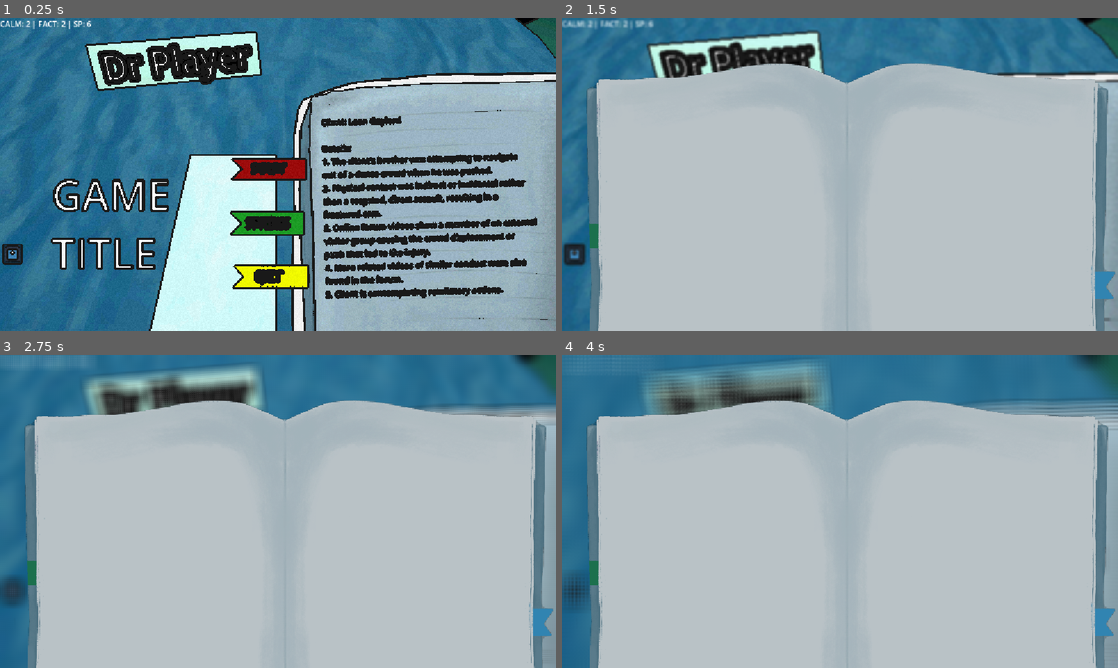
Above: before the commit, frames 1-4 (two rows, left to right).
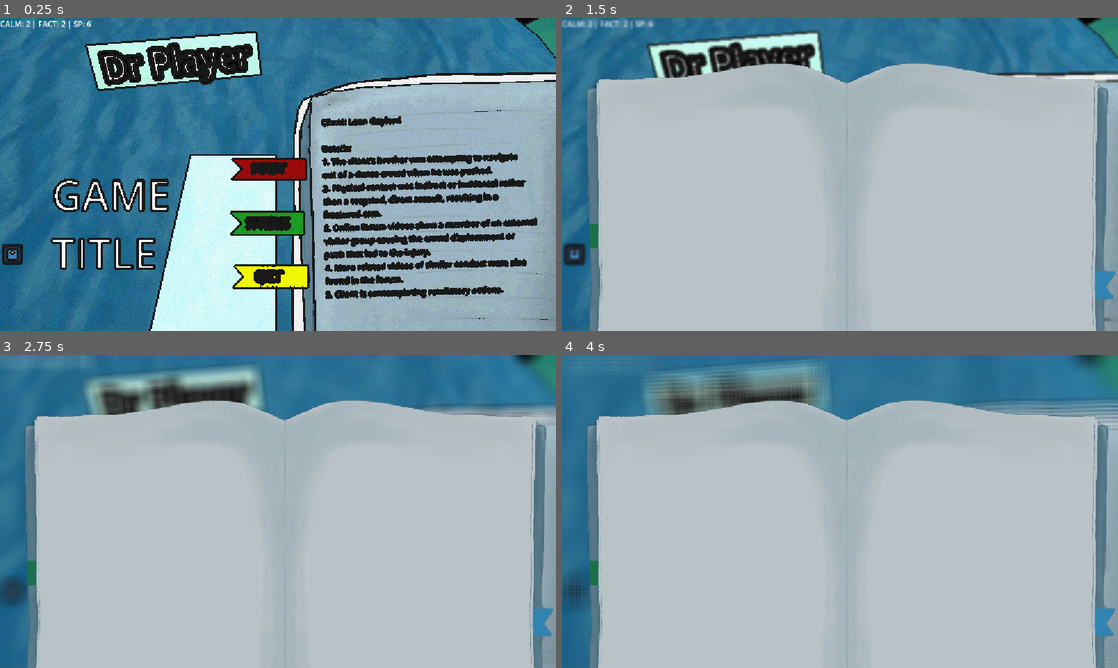
Above: after the commit, the same moments.

Repository: Blulow/octavuss_office
Game: Godot game, scene res://scenes/main_menu.tscn
The game is run twice, just before and just after one commit, with the same random seed, the same clock (stepped at 60 frames per second) and the same inputs. The engine's default icon, where the game draws it, is replaced by a stand-in: a white triangle on a blue panel in a dark square.
Inputs (mouse positions are in pixels of both pictures, inside the frame that each line leads up to):
- Up to frame 1 (0.25 s): no input
- Up to frame 2 (1.5 s): click (573, 252) at 0.5 s; click (573, 252) at 1.25 s
- Up to frame 3 (2.75 s): click (11, 589) at 2 s
- Up to frame 4 (4 s): tap Enter (ui_accept) at 2.75, 3.5 s; drag from (867, 505) to (895, 442) at 2.77 s; drag from (867, 561) to (812, 574) at 3.52 s

The runs differ from the first frame. In frame 1, 0.4% of the frame differs, in the area x 19-100%, y 0-76%; in frame 2, 0.4%; in frame 3, 0.4%; in frame 4, 0.4%.

Commit message:
add: shop item models

Diff:
--- a/scenes/item_visual_test.tscn
+++ b/scenes/item_visual_test.tscn
@@ -6,7 +6,6 @@
 [sub_resource type="BoxShape3D" id="BoxShape3D_xrivr"]
 
 [node name="ItemVisualTest" type="RigidBody3D" unique_id=508031829]
-transform = Transform3D(1.5, 0, 0, 0, 1.5, 0, 0, 0, 1.5, 0, 0, 0)
 collision_layer = 0
 collision_mask = 0
 input_ray_pickable = false
--- a/scenes/main_menu.tscn
+++ b/scenes/main_menu.tscn
@@ -134,6 +134,10 @@
 shader_parameter/constant_width = true
 shader_parameter/distance_falloff = 0.1
 
+[sub_resource type="StandardMaterial3D" id="StandardMaterial3D_3wgol"]
+resource_local_to_scene = true
+next_pass = SubResource("ShaderMaterial_032fp")
+
 [sub_resource type="StandardMaterial3D" id="StandardMaterial3D_1acrt"]
 resource_local_to_scene = true
 next_pass = SubResource("ShaderMaterial_032fp")
@@ -143,10 +147,6 @@
 next_pass = SubResource("ShaderMaterial_032fp")
 
 [sub_resource type="StandardMaterial3D" id="StandardMaterial3D_1a85y"]
-resource_local_to_scene = true
-next_pass = SubResource("ShaderMaterial_032fp")
-
-[sub_resource type="StandardMaterial3D" id="StandardMaterial3D_hl5e0"]
 resource_local_to_scene = true
 next_pass = SubResource("ShaderMaterial_032fp")
 
@@ -257,6 +257,15 @@
 spot_range = 10.382
 spot_angle = 88.36
 
+[node name="SpotLight3D2" type="SpotLight3D" parent="Lights/SpotLight3D2" unique_id=1203897868]
+transform = Transform3D(0.2580588, -0.946674, 0.19290876, 0.9658262, 0.25778422, -0.026967434, -0.02419948, 0.19327554, 0.9808461, -5.357319, -1.0879327, 2.0860124)
+light_color = Color(0.7578125, 1, 0.9259191, 1)
+light_energy = 9.25
+shadow_enabled = true
+shadow_opacity = 0.08
+spot_range = 10.382
+spot_angle = 88.36
+
 [node name="DirectionalLight3D" type="DirectionalLight3D" parent="Lights" unique_id=897654176]
 transform = Transform3D(1, 0, 0, 0, 0.15567228, 0.9878088, 0, -0.9878088, 0.15567228, 0, 8.093214, 0)
 visible = false
@@ -514,7 +523,7 @@
 surface_material_override/0 = SubResource("StandardMaterial3D_68xlc")
 
 [node name="Wall2" type="MeshInstance3D" parent="World" unique_id=209531136]
-transform = Transform3D(-1.2904843, -8.742278e-08, 3.821371e-15, 0, -4.371139e-08, -1, 1.1281772e-07, -1, 4.371139e-08, 0, 0, 4.3330913)
+transform = Transform3D(-1.2904843, -8.742278e-08, 5.0042694e-15, 0, -4.371139e-08, -1.3095481, 1.1281772e-07, -1, 5.724217e-08, 0, 0, 4.3330913)
 mesh = SubResource("PlaneMesh_drhbd")
 surface_material_override/0 = SubResource("StandardMaterial3D_68xlc")
 
@@ -529,7 +538,7 @@
 surface_material_override/0 = SubResource("StandardMaterial3D_qywvv")
 
 [node name="Wall5" type="MeshInstance3D" parent="World" unique_id=1796851392]
-transform = Transform3D(-2.810162e-08, -1, -4.371139e-08, 2.4567217e-15, 4.371139e-08, -1, 0.64289016, -4.371139e-08, 1.9106855e-15, 10.724314, -0.0422287, -0.31584835)
+transform = Transform3D(-2.810162e-08, -1, -7.040074e-08, 2.4567217e-15, 4.371139e-08, -1.6105812, 0.64289016, -4.371139e-08, 3.0773141e-15, 10.724314, -0.0422287, -0.31584835)
 mesh = SubResource("PlaneMesh_drhbd")
 surface_material_override/0 = SubResource("StandardMaterial3D_gw5y6")
 
@@ -542,17 +551,17 @@
 [node name="Shop" parent="." unique_id=1933303201 instance=ExtResource("20_gw5y6")]
 transform = Transform3D(-2.1855694e-08, 0, -0.5, 0, 0.5, 0, 0.5, 0, -2.1855694e-08, 7.812, 3.158, 2.923)
 
-[node name="Mesh" parent="Shop/Newspaper" parent_id_path=PackedInt32Array(1933303201, 2135113639) index="0" unique_id=1483267050]
+[node name="Mesh" parent="Shop/Headphones" parent_id_path=PackedInt32Array(1933303201, 2135113639) index="0" unique_id=1483267050]
+material = SubResource("StandardMaterial3D_3wgol")
+
+[node name="Mesh" parent="Shop/StressBall" parent_id_path=PackedInt32Array(1933303201, 1625085186) index="0" unique_id=1483267050]
 material = SubResource("StandardMaterial3D_1acrt")
 
-[node name="Mesh" parent="Shop/Flower" parent_id_path=PackedInt32Array(1933303201, 1625085186) index="0" unique_id=1483267050]
+[node name="Mesh" parent="Shop/Newspaper" parent_id_path=PackedInt32Array(1933303201, 552804308) index="0" unique_id=1483267050]
 material = SubResource("StandardMaterial3D_vr8o3")
 
-[node name="Mesh" parent="Shop/Candy" parent_id_path=PackedInt32Array(1933303201, 552804308) index="0" unique_id=1483267050]
+[node name="Mesh" parent="Shop/EnergyDrink" parent_id_path=PackedInt32Array(1933303201, 1186247369) index="0" unique_id=1483267050]
 material = SubResource("StandardMaterial3D_1a85y")
-
-[node name="Mesh" parent="Shop/Candy2" parent_id_path=PackedInt32Array(1933303201, 1186247369) index="0" unique_id=1483267050]
-material = SubResource("StandardMaterial3D_hl5e0")
 
 [node name="ShopNavigate" type="Node" parent="." unique_id=1189272012 node_paths=PackedStringArray("choice_ui", "destination_node", "btn", "shop", "session", "follower", "follower_start", "follower_destination", "delivery")]
 script = ExtResource("18_svtp6")
@@ -583,7 +592,9 @@
 [editable path="Game"]
 [editable path="Game/ChoiceCanvas/ChoiceUi"]
 [editable path="Shop"]
+[editable path="Shop/Headphones"]
+[editable path="Shop/StressBall"]
 [editable path="Shop/Newspaper"]
-[editable path="Shop/Flower"]
-[editable path="Shop/Candy"]
-[editable path="Shop/Candy2"]
+[editable path="Shop/EnergyDrink"]
+[editable path="Shop/board"]
+[editable path="Shop/mirror"]
--- a/scenes/shop.tscn
+++ b/scenes/shop.tscn
@@ -5,9 +5,17 @@
 [ext_resource type="Script" uid="uid://25yb702hmhup" path="res://scripts/Items/Perks/boost_information_perk.gd" id="2_032fp"]
 [ext_resource type="Shader" uid="uid://drbuviww2gyb3" path="res://assets/shader/outline3d.gdshader" id="2_y6sft"]
 [ext_resource type="Script" uid="uid://bc0evra1uga06" path="res://scripts/Items/Perks/boost_deescalation_perk.gd" id="3_2fc2m"]
+[ext_resource type="PackedScene" uid="uid://dxubqmbsopjaw" path="res://scenes/shop_items/headphones.tscn" id="3_j14q8"]
 [ext_resource type="Script" uid="uid://ckvdk6xuymy83" path="res://scripts/ui/button_switch_scene.gd" id="4_8r1wq"]
+[ext_resource type="PackedScene" uid="uid://b0ek4dm1ueos4" path="res://scenes/shop_items/stress_ball.tscn" id="5_5u241"]
 [ext_resource type="Script" uid="uid://bmppctg560kb6" path="res://scripts/Items/item_showcase.gd" id="6_ajxib"]
+[ext_resource type="PackedScene" uid="uid://brkcy4dncnouo" path="res://scenes/shop_items/newspaper.tscn" id="7_pqync"]
 [ext_resource type="Script" uid="uid://bbhqup6ou0a58" path="res://scripts/Items/interaction/fall_and_hide.gd" id="7_y6sft"]
+[ext_resource type="PackedScene" uid="uid://b3b8kk7p4djgf" path="res://scenes/shop_items/energy_drink.tscn" id="8_yuijs"]
+[ext_resource type="PackedScene" uid="uid://b1dss203uw78i" path="res://assets/model/board.glb" id="9_m4ofw"]
+[ext_resource type="PackedScene" uid="uid://cdp6ibmmjc1io" path="res://assets/model/mirror.glb" id="10_44xle"]
+[ext_resource type="Texture2D" uid="uid://bvb1dgsg5w8to" path="res://assets/textures/checkpoint jam environment2_BaseColor.png" id="11_24it5"]
+[ext_resource type="Texture2D" uid="uid://defswq55j20vi" path="res://assets/textures/checkpoint jam environment2_Normal.png" id="12_7mqwv"]
 
 [sub_resource type="ShaderMaterial" id="ShaderMaterial_032fp"]
 render_priority = 0
@@ -35,18 +43,13 @@
 resource_local_to_scene = true
 next_pass = SubResource("ShaderMaterial_032fp")
 
-[sub_resource type="BoxMesh" id="BoxMesh_xrivr"]
-size = Vector3(1, 1.0041504, 1)
-
-[sub_resource type="StandardMaterial3D" id="StandardMaterial3D_xrivr"]
-albedo_color = Color(0, 0, 0, 1)
-
-[sub_resource type="BoxMesh" id="BoxMesh_2fc2m"]
+[sub_resource type="CylinderMesh" id="CylinderMesh_7mqwv"]
+radial_segments = 15
 
 [sub_resource type="StandardMaterial3D" id="StandardMaterial3D_j7ex8"]
 transparency = 1
 shading_mode = 0
-albedo_color = Color(0.2627451, 1, 1, 0.039215688)
+albedo_color = Color(0.2627451, 1, 1, 0)
 stencil_mode = 3
 stencil_flags = 2
 
@@ -55,13 +58,28 @@
 
 [sub_resource type="BoxShape3D" id="BoxShape3D_xrivr"]
 
+[sub_resource type="ORMMaterial3D" id="ORMMaterial3D_24it5"]
+render_priority = 1
+transparency = 1
+albedo_texture = ExtResource("11_24it5")
+normal_enabled = true
+normal_texture = ExtResource("12_7mqwv")
+stencil_mode = 3
+stencil_flags = 1
+stencil_compare = 5
+
 [sub_resource type="CapsuleMesh" id="CapsuleMesh_xrivr"]
+
+[sub_resource type="ORMMaterial3D" id="ORMMaterial3D_msd4h"]
+albedo_texture = ExtResource("11_24it5")
+normal_enabled = true
+normal_texture = ExtResource("12_7mqwv")
 
 [node name="Shop" type="Node3D" unique_id=1933303201]
 transform = Transform3D(-2.1855694e-08, 0, -0.5, 0, 0.5, 0, 0.5, 0, -2.1855694e-08, 0, 0, 0)
 
 [node name="ItemShow" type="Marker3D" parent="." unique_id=1557637050]
-transform = Transform3D(1.44, 0, 0, 0, 1.44, 0, 0, 0, 1.44, -1.7873807, -0.67549324, -7.1126766)
+transform = Transform3D(1.44, 0, 0, 0, 1.44, 0, 0, 0, 1.44, -1.8926541, -1.5621834, -6.728497)
 
 [node name="ItemSpawn" type="Marker3D" parent="." unique_id=172283420]
 transform = Transform3D(1.44, 0, 0, 0, 1.44, 0, 0, 0, 1.44, -12.913254, -0.67549324, -7.1126766)
@@ -71,7 +89,7 @@
 visible = false
 
 [node name="Headphones" parent="." unique_id=2135113639 instance=ExtResource("1_8r1wq")]
-transform = Transform3D(0.85, 0, 0, 0, 0.85, 0, 0, 0, 0.2, -13.115808, -2, -5.163946)
+transform = Transform3D(0.85, 0, 0, 0, 0.85, 0, 0, 0, 0.2, -11.621645, -1.0241597, -5.163946)
 
 [node name="Mesh" parent="Headphones" index="0" unique_id=1483267050 node_paths=PackedStringArray("perks")]
 material = SubResource("StandardMaterial3D_y6sft")
@@ -79,6 +97,7 @@
 price = 4
 item_description = "Noise muffler: Muffles out noise with negative influence, makes the client not feel pressured over time"
 perks = [NodePath("../SPMulBoost")]
+preview_scene = ExtResource("3_j14q8")
 
 [node name="SPMulBoost" type="Node" parent="Headphones" unique_id=1905915769]
 script = ExtResource("3_2fc2m")
@@ -86,7 +105,7 @@
 stat_name = "sp"
 
 [node name="StressBall" parent="." unique_id=1625085186 instance=ExtResource("1_8r1wq")]
-transform = Transform3D(0.85, 0, 0, 0, 0.85, 0, 0, 0, 0.2, -13.115808, 2, -5.163946)
+transform = Transform3D(0.85, 0, 0, 0, 0.85, 0, 0, 0, 0.2, -11.621645, 1.8163545, -5.163946)
 
 [node name="Mesh" parent="StressBall" index="0" unique_id=1483267050 node_paths=PackedStringArray("perks")]
 transform = Transform3D(1.44, 0, 0, 0, 1.4399999, 0, 0, 0, 1.44, 0, 0, 0)
@@ -95,6 +114,7 @@
 price = 2
 item_description = "Stress Ball: Temporarily calms down client, but can make them think less actively"
 perks = [NodePath("../CalmBoost"), NodePath("../FactBoost")]
+preview_scene = ExtResource("5_5u241")
 
 [node name="CalmBoost" type="Node" parent="StressBall" unique_id=323754971]
 script = ExtResource("2_032fp")
@@ -106,7 +126,7 @@
 stat_name = "fact"
 
 [node name="Newspaper" parent="." unique_id=552804308 instance=ExtResource("1_8r1wq")]
-transform = Transform3D(0.85, 0, 0, 0, 0.85, 0, 0, 0, 0.2, -11.115808, 2, -5.163946)
+transform = Transform3D(0.85, 0, 0, 0, 0.85, 0, 0, 0, 0.2, -9.621645, 1.8163545, -5.163946)
 
 [node name="Mesh" parent="Newspaper" index="0" unique_id=1483267050 node_paths=PackedStringArray("perks")]
 material = SubResource("StandardMaterial3D_heatd")
@@ -114,6 +134,7 @@
 price = 5
 item_description = "Information Wiki: A wiki full of information about constructing information, lets the client gradually think more"
 perks = [NodePath("../FactMulBoost")]
+preview_scene = ExtResource("7_pqync")
 
 [node name="FactMulBoost" type="Node" parent="Newspaper" unique_id=1685230699]
 script = ExtResource("3_2fc2m")
@@ -121,7 +142,7 @@
 stat_name = "fact"
 
 [node name="EnergyDrink" parent="." unique_id=1186247369 instance=ExtResource("1_8r1wq")]
-transform = Transform3D(0.85, 0, 0, 0, 0.85, 0, 0, 0, 0.2, -9.115808, 2, -5.163946)
+transform = Transform3D(0.85, 0, 0, 0, 0.85, 0, 0, 0, 0.2, -7.621645, 1.8163545, -5.163946)
 
 [node name="Mesh" parent="EnergyDrink" index="0" unique_id=1483267050 node_paths=PackedStringArray("perks")]
 material = SubResource("StandardMaterial3D_1v8qu")
@@ -129,6 +150,7 @@
 price = 1
 item_description = "Energy Drink: Boosts the client's confidence by a lot temporarily, but can worsen their logic and attitude"
 perks = [NodePath("../CalmBoost"), NodePath("../FactBoost"), NodePath("../SPBoost")]
+preview_scene = ExtResource("8_yuijs")
 
 [node name="CalmBoost" type="Node" parent="EnergyDrink" unique_id=713497157]
 script = ExtResource("2_032fp")
@@ -143,11 +165,6 @@
 script = ExtResource("2_032fp")
 amount = -5.0
 stat_name = "sp"
-
-[node name="Cupboard" type="MeshInstance3D" parent="." unique_id=173810203]
-transform = Transform3D(8, 0, 0, 0, 8, 0, 0, 0, 1, -11.115808, 0, -5.799999)
-mesh = SubResource("BoxMesh_xrivr")
-surface_material_override/0 = SubResource("StandardMaterial3D_xrivr")
 
 [node name="CanvasLayer" type="CanvasLayer" parent="." unique_id=1758458402]
 process_mode = 3
@@ -261,27 +278,42 @@
 item_description_label = NodePath("../../Mirror/Description")
 money_label = NodePath("../ColorRect/Money")
 
-[node name="Mirror" type="CSGMesh3D" parent="." unique_id=235643030]
-transform = Transform3D(5, 0, 0, 0, 7, 0, 0, 0, 0.2, -1.6453795, 0, -5.9492016)
+[node name="Mirror" type="Node3D" parent="." unique_id=821524511]
+transform = Transform3D(1, 0, 0, 0, 1, 0, 0, 0, 1, -2.1707265, -0.32350802, -5.9492016)
+
+[node name="Mirror" type="CSGMesh3D" parent="Mirror" unique_id=235643030]
+transform = Transform3D(2.7, 0, 0, 0, -4.371139e-09, -2.7, 0, 0.1, -1.1802075e-07, -0.5619817, 2.1516085, 0.7012596)
 cast_shadow = 0
-mesh = SubResource("BoxMesh_2fc2m")
+mesh = SubResource("CylinderMesh_7mqwv")
 material = SubResource("StandardMaterial3D_j7ex8")
 
+[node name="Mirror2" type="CSGMesh3D" parent="Mirror" unique_id=2022051828]
+transform = Transform3D(3.2, 0, 0, 0, -4.371139e-09, -3.2, 0, 0.1, -1.3987645e-07, -0.3988998, -1.0169368, 0.7012596)
+cast_shadow = 0
+mesh = SubResource("CylinderMesh_7mqwv")
+material = SubResource("StandardMaterial3D_j7ex8")
+
+[node name="Mirror3" type="CSGMesh3D" parent="Mirror" unique_id=890966991]
+transform = Transform3D(3, 0, 0, 0, -4.371139e-09, -3, 0, 0.1, -1.3113416e-07, -0.13776052, 0.41344857, 0.7012596)
+cast_shadow = 0
+mesh = SubResource("CylinderMesh_7mqwv")
+material = SubResource("StandardMaterial3D_j7ex8")
+
 [node name="Description" type="Label3D" parent="Mirror" unique_id=965422724]
-transform = Transform3D(1, 0, 0, 0, 1, 0, 0, 0, 1, -0.39723358, 0.42171583, 0.8271694)
+transform = Transform3D(1, 0, 0, 0, 1, 0, -2.2737368e-13, 0, 1, -1.3974054, 2.7719586, 0.8271694)
 pixel_size = 0.002
-font_size = 20
+font_size = 86
 horizontal_alignment = 0
 vertical_alignment = 0
 autowrap_mode = 3
-width = 400.0
+width = 1000.0
 
 [node name="BuyNowBTN" type="CSGBox3D" parent="Mirror" unique_id=840385697]
-transform = Transform3D(1, 0, 0, 0, 0.2, 0, 0, 0, 1, 0, -0.401802, 1.1309016)
+transform = Transform3D(3.4209163, 0, 4.440892e-16, 0, 1, 0, -1.4210855e-14, 0, 0.15088163, -4.6666327, -2.160581, 1.0076776)
 material = SubResource("StandardMaterial3D_13qdw")
 
 [node name="Label3D" type="Label3D" parent="Mirror/BuyNowBTN" unique_id=1650090731]
-transform = Transform3D(0.4, 0, 0, 0, 1.428, 0, 0, 0, 10, 0, 0, 0.99365234)
+transform = Transform3D(0.4, 0, 5.3290705e-15, 2.5349693e-22, 1.4279997, 0, -5.684342e-14, 4.440892e-16, 10, 0, 0.010685325, 0.5205116)
 text = "BUY"
 font_size = 40
 
@@ -289,6 +321,13 @@
 
 [node name="CollisionShape3D" type="CollisionShape3D" parent="Mirror/BuyNowBTN/StaticBody3D" unique_id=2094615076]
 shape = SubResource("BoxShape3D_xrivr")
+
+[node name="mirror" parent="Mirror" unique_id=1189326179 instance=ExtResource("10_44xle")]
+transform = Transform3D(-8.742278e-08, 0, 2, 0, 2, 0, -2, 0, -8.742278e-08, -0.27931833, -3.2732677, 0.7754588)
+
+[node name="Mirror_obj1_Cylinder003" parent="Mirror/mirror" index="0" unique_id=1556360157]
+transform = Transform3D(0.035, 0, 0, 0, -1.5298985e-09, -0.035, 0, 0.035, -1.5298985e-09, 0.4175501, 0, 0)
+surface_material_override/0 = SubResource("ORMMaterial3D_24it5")
 
 [node name="ItemShowcase" type="Node3D" parent="." unique_id=1216995261 node_paths=PackedStringArray("spawn_point", "display_point", "faller")]
 script = ExtResource("6_ajxib")
@@ -309,13 +348,22 @@
 transform = Transform3D(2.5, 0, 0, 0, 2.5, 0, 0, 0, 2.5, 1.07969, -0.9450002, -21.307999)
 
 [node name="PlayerReflectEndPoint" type="Marker3D" parent="." unique_id=1306431018]
-transform = Transform3D(2.5, 0, 0, 0, 2.5, 0, 0, 0, 2.5, -0.32483435, -0.94693565, -7.8578453)
+transform = Transform3D(2.5, 0, 0, 0, 2.5, 0, 0, 0, 2.5, -1.0753481, -0.94693565, -8.171267)
 
 [node name="PlayerReflect" type="CSGMesh3D" parent="." unique_id=741920682]
 transform = Transform3D(2.5, 0, 7.1054274e-15, 0, 2.5, 0, -1.4210855e-14, 0, 2.5, 0.107877254, -0.9450002, -14.561914)
 mesh = SubResource("CapsuleMesh_xrivr")
+
+[node name="board" parent="." unique_id=788358636 instance=ExtResource("9_m4ofw")]
+transform = Transform3D(-8.742278e-08, 0, 2, 0, 2, 0, -2, 0, -8.742278e-08, -11.343654, -0.2601738, -5.49668)
+
+[node name="BlackBoard_obj_Box001" parent="board" index="0" unique_id=1437998873]
+transform = Transform3D(0.04, 0, 0, 0, -1.7484555e-09, -0.04, 0, 0.04, -1.7484555e-09, 0, 0, 0.70781374)
+material_override = SubResource("ORMMaterial3D_msd4h")
 
 [editable path="Headphones"]
 [editable path="StressBall"]
 [editable path="Newspaper"]
 [editable path="EnergyDrink"]
+[editable path="Mirror/mirror"]
+[editable path="board"]
--- /dev/null
+++ b/scenes/shop_items/energy_drink.tscn
@@ -0,0 +1,29 @@
+[gd_scene format=3 uid="uid://b3b8kk7p4djgf"]
+
+[ext_resource type="PackedScene" uid="uid://h5s5tpnu800y" path="res://assets/model/energy_drink.glb" id="1_sh0nh"]
+[ext_resource type="Texture2D" uid="uid://bvb1dgsg5w8to" path="res://assets/textures/checkpoint jam environment2_BaseColor.png" id="2_iktrc"]
+[ext_resource type="Texture2D" uid="uid://defswq55j20vi" path="res://assets/textures/checkpoint jam environment2_Normal.png" id="3_0odfv"]
+
+[sub_resource type="BoxShape3D" id="BoxShape3D_kdemo"]
+size = Vector3(0.5951538, 1, 0.5944824)
+
+[sub_resource type="ORMMaterial3D" id="ORMMaterial3D_ue4dh"]
+albedo_texture = ExtResource("2_iktrc")
+normal_enabled = true
+normal_texture = ExtResource("3_0odfv")
+
+[node name="EnergyDrink" type="RigidBody3D" unique_id=1723676252]
+transform = Transform3D(3, 0, 0, 0, 3, 0, 0, 0, 3, 0, 0, 0)
+
+[node name="CollisionShape3D" type="CollisionShape3D" parent="." unique_id=1162177833]
+transform = Transform3D(1, 0, 0, 0, 1, 0, 0, 0, 1, 0.013824463, 0, -0.037719727)
+shape = SubResource("BoxShape3D_kdemo")
+
+[node name="energy_drink" parent="." unique_id=722643209 instance=ExtResource("1_sh0nh")]
+transform = Transform3D(1, 0, 0, 0, 1, 0, 0, 0, 1, 0.22916144, -0.5969658, 2.2371287)
+
+[node name="out_of_4_models_for_item_UVed1_EnergyDrink" parent="energy_drink" index="0" unique_id=1626673393]
+transform = Transform3D(-0.03793858, 0.032567836, -1.4235855e-09, 4.767554e-17, -2.1855697e-09, -0.049999997, -0.032567836, -0.03793858, 1.6583485e-09, 1.1074293, 4.7683716e-07, -4.1158695)
+surface_material_override/0 = SubResource("ORMMaterial3D_ue4dh")
+
+[editable path="energy_drink"]
--- /dev/null
+++ b/scenes/shop_items/headphones.tscn
@@ -0,0 +1,29 @@
+[gd_scene format=3 uid="uid://dxubqmbsopjaw"]
+
+[ext_resource type="PackedScene" uid="uid://je6kx7t456wx" path="res://assets/model/headphones.glb" id="1_d6ib6"]
+[ext_resource type="Texture2D" uid="uid://bvb1dgsg5w8to" path="res://assets/textures/checkpoint jam environment2_BaseColor.png" id="2_72ibt"]
+[ext_resource type="Texture2D" uid="uid://defswq55j20vi" path="res://assets/textures/checkpoint jam environment2_Normal.png" id="3_pf3lq"]
+
+[sub_resource type="BoxShape3D" id="BoxShape3D_lw2op"]
+size = Vector3(0.5951538, 0.7331238, 0.5944824)
+
+[sub_resource type="ORMMaterial3D" id="ORMMaterial3D_co6fm"]
+albedo_texture = ExtResource("2_72ibt")
+normal_enabled = true
+normal_texture = ExtResource("3_pf3lq")
+
+[node name="Headphones" type="RigidBody3D" unique_id=495759687]
+transform = Transform3D(3, 0, 0, 0, 3, 0, 0, 0, 3, 0, 0, 0)
+
+[node name="CollisionShape3D" type="CollisionShape3D" parent="." unique_id=721738814]
+transform = Transform3D(1, 0, 0, 0, 1, 0, 0, 0, 1, 0, 0.015151978, 0)
+shape = SubResource("BoxShape3D_lw2op")
+
+[node name="headphones" parent="." unique_id=1104747447 instance=ExtResource("1_d6ib6")]
+transform = Transform3D(-1.2829291e-07, 0, -2.9349997, 0, 2.9349997, 0, 2.9349997, 0, -1.2829291e-07, 0, 0, 0)
+
+[node name="Headphones_001Shape" parent="headphones" index="0" unique_id=729937402]
+transform = Transform3D(0.01, 0, 0, 0, 0, -0.01, 0, 0.01, 0, 0, 0, 0)
+surface_material_override/0 = SubResource("ORMMaterial3D_co6fm")
+
+[editable path="headphones"]
--- /dev/null
+++ b/scenes/shop_items/newspaper.tscn
@@ -0,0 +1,29 @@
+[gd_scene format=3 uid="uid://brkcy4dncnouo"]
+
+[ext_resource type="PackedScene" uid="uid://8m3pb4v714gh" path="res://assets/model/newspaper.glb" id="1_1nbiw"]
+[ext_resource type="Texture2D" uid="uid://bvb1dgsg5w8to" path="res://assets/textures/checkpoint jam environment2_BaseColor.png" id="2_g84ii"]
+[ext_resource type="Texture2D" uid="uid://defswq55j20vi" path="res://assets/textures/checkpoint jam environment2_Normal.png" id="3_bhreq"]
+
+[sub_resource type="ORMMaterial3D" id="ORMMaterial3D_0011j"]
+albedo_texture = ExtResource("2_g84ii")
+normal_enabled = true
+normal_texture = ExtResource("3_bhreq")
+
+[sub_resource type="BoxShape3D" id="BoxShape3D_u8ny3"]
+size = Vector3(0.64398193, 1, 0.46902466)
+
+[node name="Newspaper" type="RigidBody3D" unique_id=1653335405]
+transform = Transform3D(3, 0, 0, 0, 3, 0, 0, 0, 3, 0, 0, 0)
+
+[node name="newspaper" parent="." unique_id=811739381 instance=ExtResource("1_1nbiw")]
+transform = Transform3D(-1.12556826e-07, 0, -2.575, -2.575, -1.12556826e-07, 1.12556826e-07, -1.12556826e-07, 2.575, 4.920015e-15, 0, 0, 0)
+
+[node name="out_of_4_models_for_item_UVed1_Newspaper_3" parent="newspaper" index="0" unique_id=1431014377]
+transform = Transform3D(0.009659256, 2.6216976e-10, 0.0025881908, 0.0024999992, -0.0025881904, -0.009330123, 0.00066987256, 0.009659257, -0.0024999992, 0, 0, 0)
+surface_material_override/0 = SubResource("ORMMaterial3D_0011j")
+
+[node name="CollisionShape3D" type="CollisionShape3D" parent="." unique_id=311123648]
+transform = Transform3D(1, 0, 0, 0, 1, 0, 0, 0, 1, 0.013824463, 0, 0.029281616)
+shape = SubResource("BoxShape3D_u8ny3")
+
+[editable path="newspaper"]
--- /dev/null
+++ b/scenes/shop_items/stress_ball.tscn
@@ -0,0 +1,29 @@
+[gd_scene format=3 uid="uid://b0ek4dm1ueos4"]
+
+[ext_resource type="PackedScene" uid="uid://m6a6ef5crivd" path="res://assets/model/stress_ball.glb" id="1_en275"]
+[ext_resource type="Texture2D" uid="uid://bvb1dgsg5w8to" path="res://assets/textures/checkpoint jam environment2_BaseColor.png" id="2_agwi0"]
+[ext_resource type="Texture2D" uid="uid://defswq55j20vi" path="res://assets/textures/checkpoint jam environment2_Normal.png" id="3_6pmn0"]
+
+[sub_resource type="BoxShape3D" id="BoxShape3D_kdemo"]
+size = Vector3(0.5951538, 0.585968, 0.5786743)
+
+[sub_resource type="ORMMaterial3D" id="ORMMaterial3D_5u241"]
+albedo_texture = ExtResource("2_agwi0")
+normal_enabled = true
+normal_texture = ExtResource("3_6pmn0")
+
+[node name="StressBall" type="RigidBody3D" unique_id=457429304]
+transform = Transform3D(3, 0, 0, 0, 3, 0, 0, 0, 3, 0, 0, 0)
+
+[node name="CollisionShape3D" type="CollisionShape3D" parent="." unique_id=530230588]
+transform = Transform3D(1, 0, 0, 0, 1, 0, 0, 0, 1, 0, 0.09776306, 0.021270752)
+shape = SubResource("BoxShape3D_kdemo")
+
+[node name="stress_ball" parent="." unique_id=450811374 instance=ExtResource("1_en275")]
+transform = Transform3D(2.995, 0, 0, 0, 2.995, 0, 0, 0, 2.995, 0, -0.21581233, 0)
+
+[node name="out_of_4_models_for_item_UVed1_CleanSphere_StressBall_" parent="stress_ball" index="0" unique_id=1736593378]
+transform = Transform3D(0.01, 0, 0, 0, 0, -0.01, 0, 0.01, 0, 0, 0, 0)
+surface_material_override/0 = SubResource("ORMMaterial3D_5u241")
+
+[editable path="stress_ball"]
Binary file added: assets/model/board.glb
Not shown, added: assets/model/board.glb.import
Binary file added: assets/model/energy_drink.glb
Not shown, added: assets/model/energy_drink.glb.import
Binary file added: assets/model/headphones.glb
Not shown, added: assets/model/headphones.glb.import
Binary file added: assets/model/mirror.glb
Not shown, added: assets/model/mirror.glb.import
Binary file added: assets/model/newspaper.glb
Not shown, added: assets/model/newspaper.glb.import
Binary file added: assets/model/shop_items.glb
Not shown, added: assets/model/shop_items.glb.import
(and 7 more such lines)
